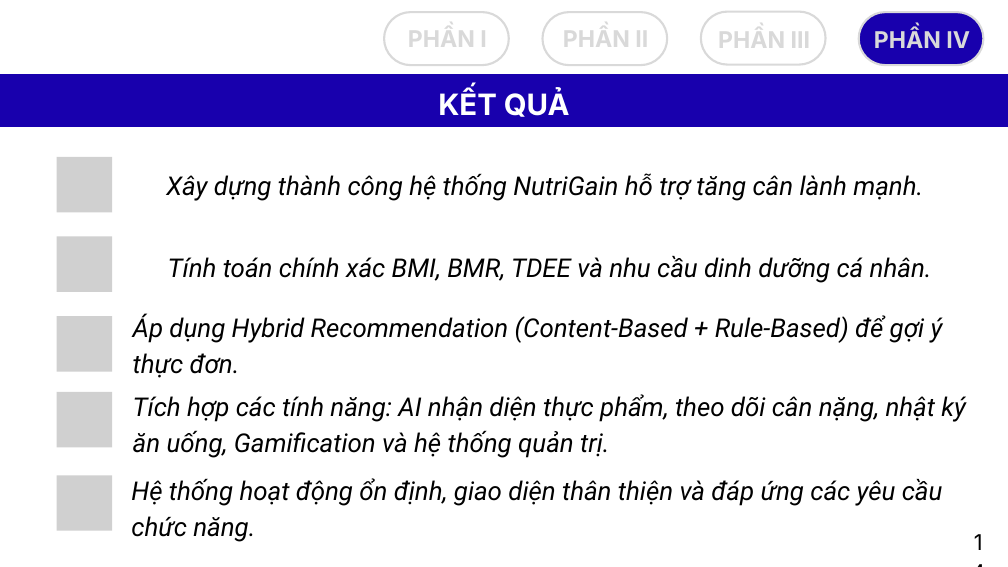
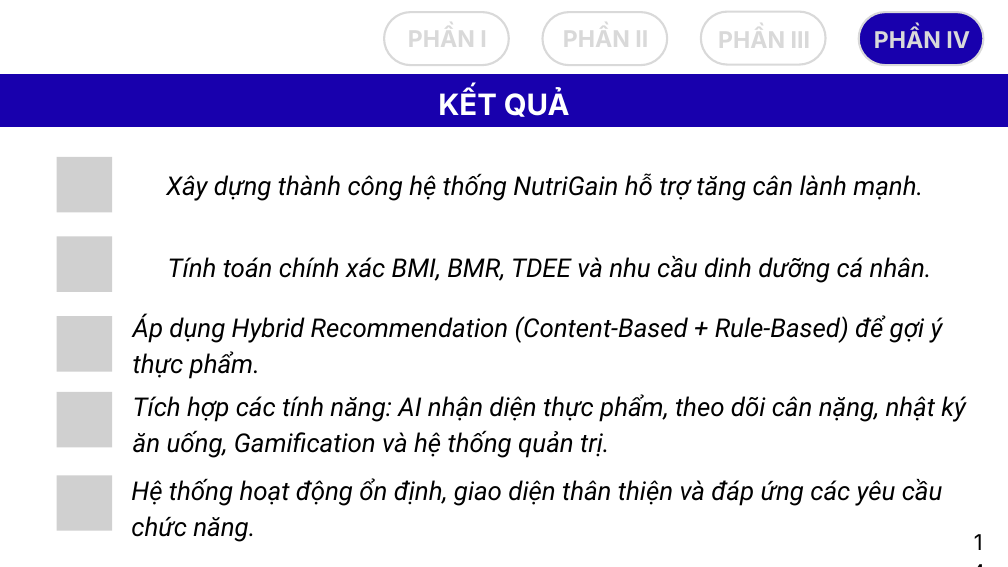
Before and after one commit to tranyennhi02/NutriGain, a slide deck: slide 15 of docs/BAOCAOTOTNGHIEP.pptx. Drawn at 1008x567 pixels with LibreOffice and Linux fonts; fonts in the diff are those of the drawing; grey boxes stand for pictures. Boxes give left, top, right and bottom in pixels: in the first picture for what was removed or moved away, otherwise in the second. Text is boxed around its words. In the diff, an @@ line names an element or a change of style, - is before the commit and + after.

```diff
--- a/docs/BAOCAOTOTNGHIEP.pptx
+++ b/docs/BAOCAOTOTNGHIEP.pptx
@@ text at [133, 313, 943, 379]: text changed @@
-Áp dụng Hybrid Recommendation (Content-Based + Rule-Based) để gợi ý thực đơn.
+Áp dụng Hybrid Recommendation (Content-Based + Rule-Based) để gợi ý thực phẩm.
```
Also in this commit, not shown: 6 other slides changed, 10 other files.
